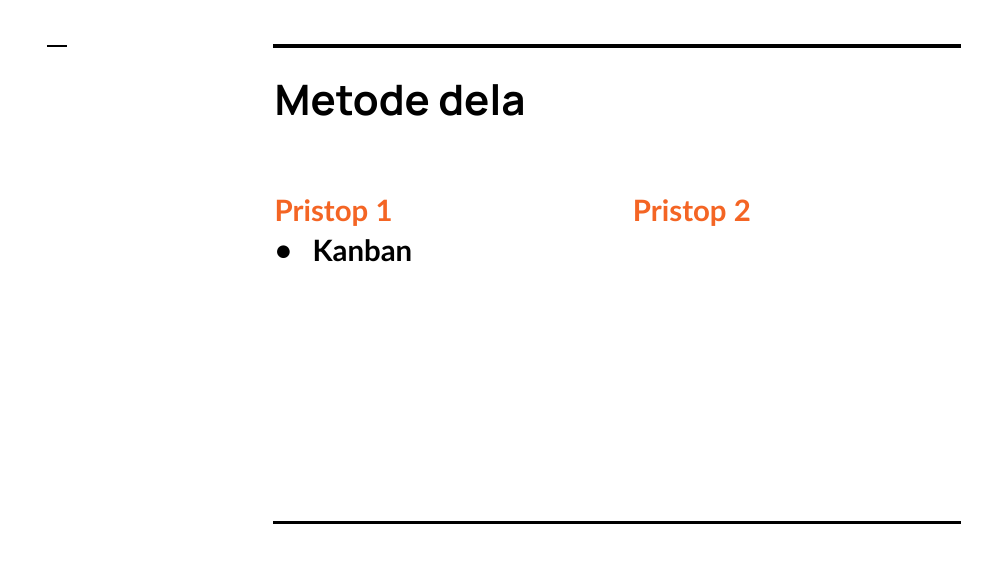
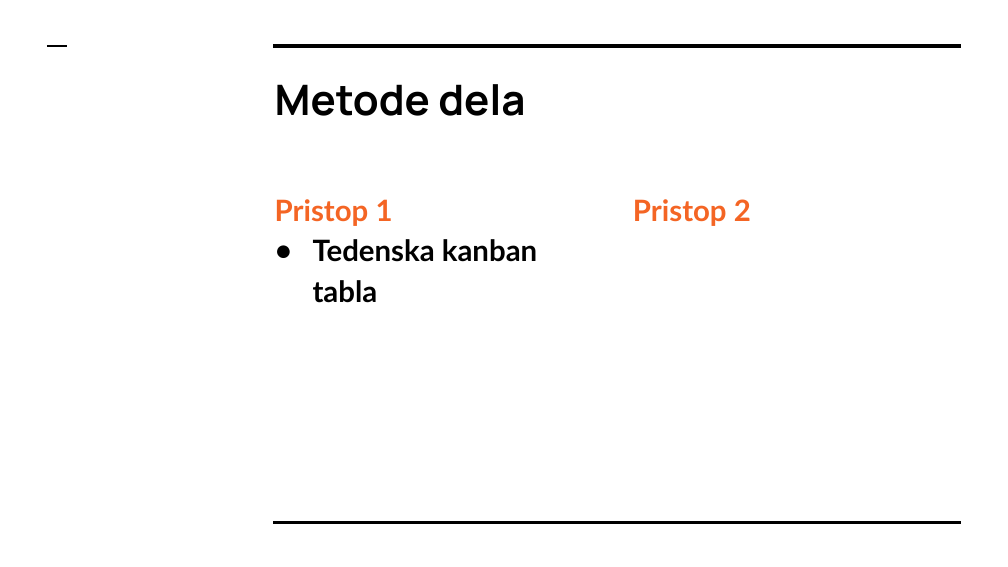
Before and after one commit to MatijaDolzan/Praktikum7, a slide deck: slide 5 of Predstavitve/Praktikum II - Skupina 7 - Teden 2.pptx. Drawn at 1008x567 pixels with LibreOffice and Linux fonts; fonts in the diff are those of the drawing. Boxes give left, top, right and bottom in pixels: in the first picture for what was removed or moved away, otherwise in the second. Text is boxed around its words. In the diff, an @@ line names an element or a change of style, - is before the commit and + after.

```diff
--- a/Predstavitve/Praktikum II - Skupina 7 - Teden 2.pptx
+++ b/Predstavitve/Praktikum II - Skupina 7 - Teden 2.pptx
@@ text at (x1=313, y1=239, x2=537, y2=303): text changed @@
-● Kanban
+● Tedenska kanban tabla
```
Also in this commit, not shown: 4 other slides changed.
